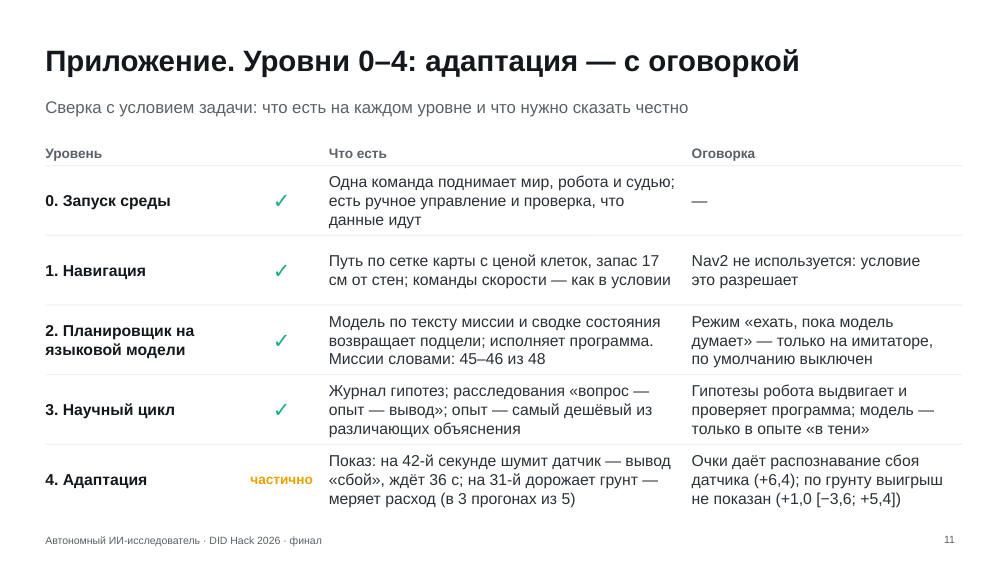
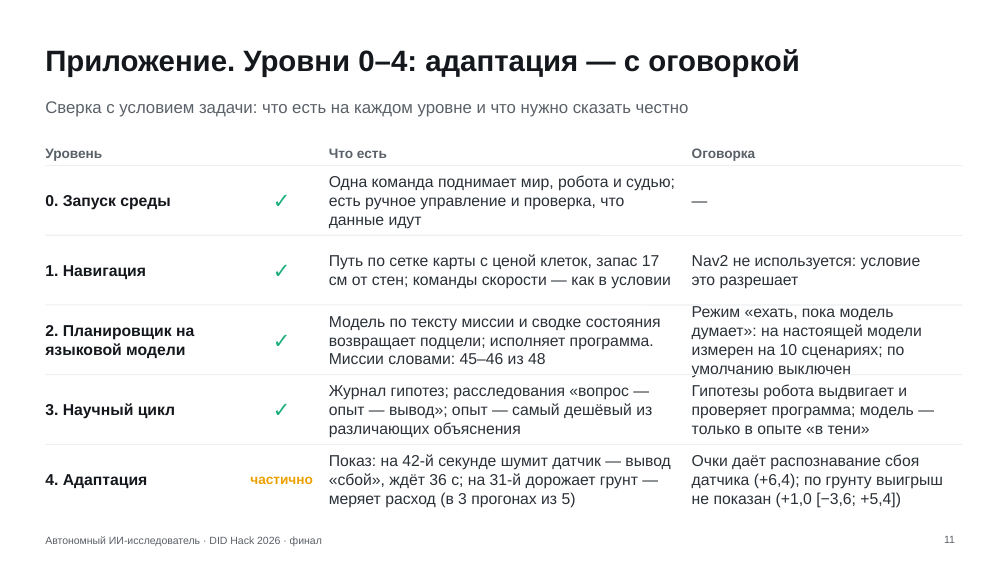
Before and after one commit to Mput13/did-hack, a slide deck: slide 11 of presentation/final.pptx. Drawn at 1008x567 pixels with LibreOffice and Linux fonts; fonts in the diff are those of the drawing. Boxes give left, top, right and bottom in pixels: in the first picture for what was removed or moved away, otherwise in the second. Text is boxed around its words. In the diff, an @@ line names an element or a change of style, - is before the commit and + after.

```diff
--- a/presentation/final.pptx
+++ b/presentation/final.pptx
@@ text at [692,306,922,378]: text changed @@
-Режим «ехать, пока модель думает» — только на имитаторе, по умолчанию выключен
+Режим «ехать, пока модель думает»: на настоящей модели измерен на 10 сценариях; по умолчанию выключен
```
Also in this commit, not shown: 5 other slides changed, 20 other files.
